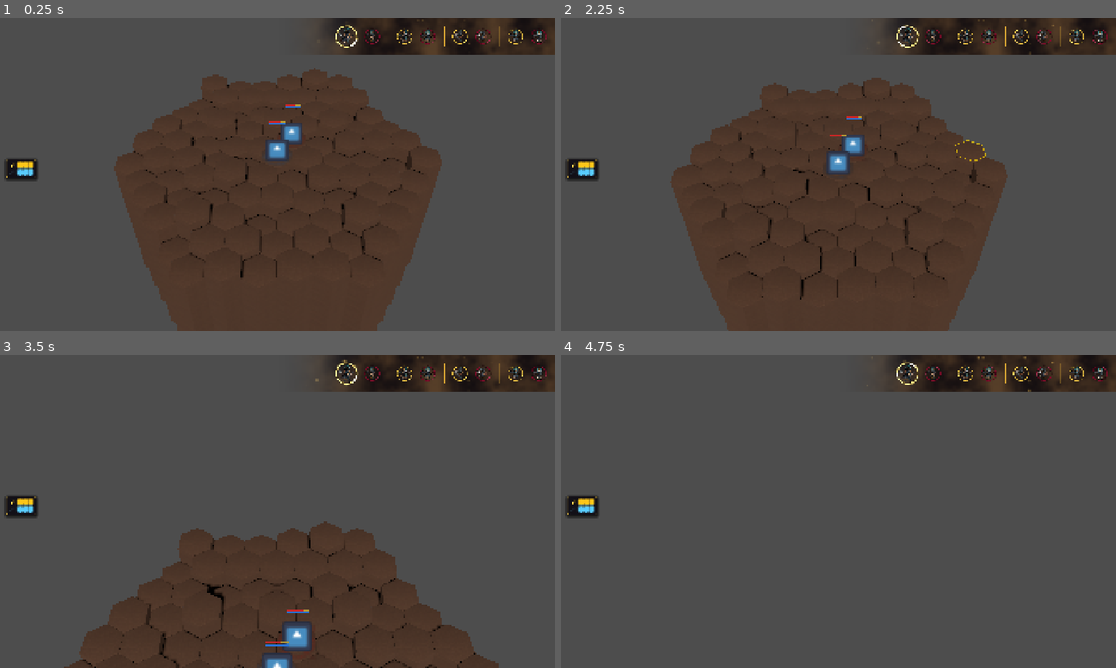
Above: before the commit, frames 1-4 (two rows, left to right).
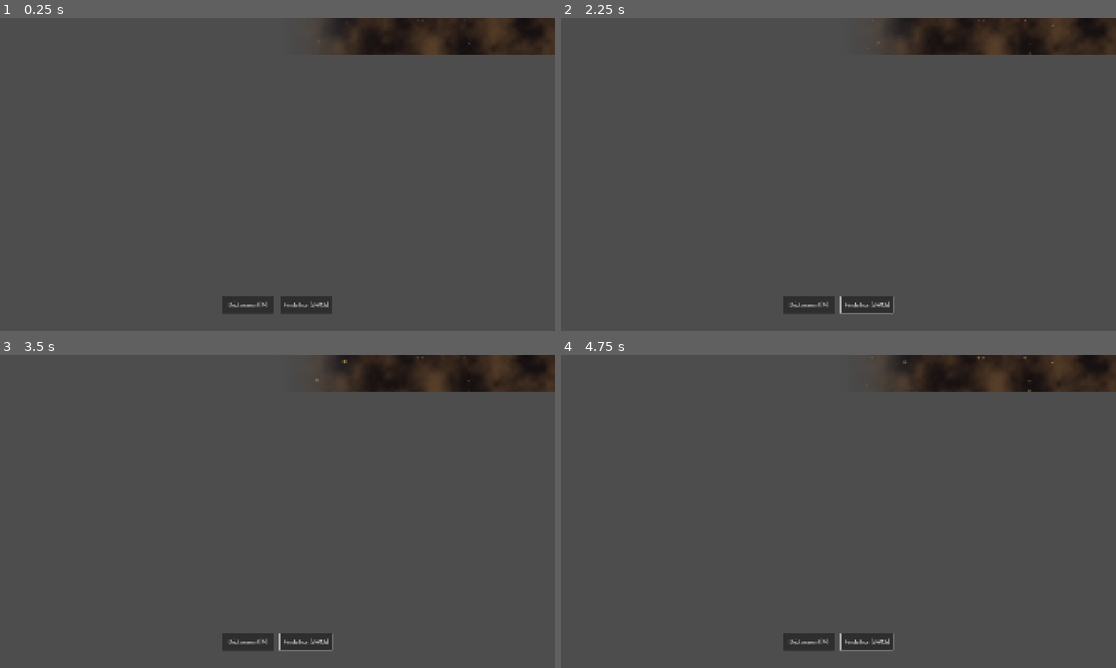
Above: after the commit, the same moments.

Repository: Kobraxos/Mythologia
Game: Godot game, scene res://levels/test_room/test_level.tscn
The game is run twice, just before and just after one commit, with the same random seed, the same clock (stepped at 60 frames per second) and the same inputs. The project has no main scene, so this scene is started directly. The engine's default icon, where the game draws it, is replaced by a stand-in: a white triangle on a blue panel in a dark square.
Inputs (mouse positions are in pixels of both pictures, inside the frame that each line leads up to):
- Up to frame 1 (0.25 s): no input
- Up to frame 2 (2.25 s): click (810, 305) at 0.5 s, where only the run after the commit has a clickable "Déplacement [M]"; click (866, 305) at 1.25 s, where only the run after the commit has a clickable "Fin de tour [SPACE]"; tap Enter at 2 s; move the mouse to (960, 158) at 2.02 s; hold Up (ui_up) from 2.03 s (still down); tap S (camera_backward) at 2.1 s
- Up to frame 3 (3.5 s): move the mouse to (166, 527) at 2.77 s; release Up (ui_up) at 2.78 s; tap W (camera_forward) at 2.85 s
- Up to frame 4 (4.75 s): move the mouse to (894, 442) at 3.52 s; hold Up (ui_up) from 3.53 s (still down); tap A (camera_left) at 3.6 s; move the mouse to (810, 574) at 4.27 s; tap D (camera_right) at 4.35 s

The runs differ from the first frame. In frame 1, 38% of the frame differs, in the area x 0-99%, y 2-100%; in frame 2, 38%; in frame 3, 24%; in frame 4, 1.9%.
Error after the commit: Parse Error: Could not parse global class "TerrainData" from "res://data/terrain/terrain_data.gd". (res://core/autoloads/grid_events.gd:71)

Commit message:
feat: implement grid-based surface hazards, elemental interactions, and visual combat feedback systems

Diff:
--- a/core/autoloads/grid_events.gd
+++ b/core/autoloads/grid_events.gd
@@ -65,3 +65,15 @@
 @warning_ignore("unused_signal")
 ## Émis lorsqu'une unité a terminé un déplacement. Sert de déclencheur pour les systèmes Data-Oriented.
 signal unit_moved(unit: Node, from_hex: Vector3i, to_hex: Vector3i)
+
+@warning_ignore("unused_signal")
+## Émis lorsqu'une surface est posée sur la grille (ex: par une compétence ou réaction).
+signal surface_spawned(hex: Vector3i, surface_data: TerrainData)
+
+@warning_ignore("unused_signal")
+## Émis lorsqu'une surface est retirée de la grille (durée expirée ou réaction).
+signal surface_removed(hex: Vector3i)
+
+@warning_ignore("unused_signal")
+## Émis lorsqu'une réaction chimique se produit sur un hexagone.
+signal elemental_reaction_triggered(hex: Vector3i, reaction_id: StringName)
--- a/core/managers/grid_manager.gd
+++ b/core/managers/grid_manager.gd
@@ -11,8 +11,12 @@
 var pathfinder: HexPathfinder = HexPathfinder.new()
 
 @export_category("Registries")
-## Registre des données de terrain. Clé: Vector3i (Axial+Z), Valeur: TerrainData
+## Registre des données de terrain de base. Clé: Vector3i (Axial+Z), Valeur: TerrainData
 var terrain_tiles: Dictionary[Vector3i, TerrainData] = {}
+## Registre des surfaces volatiles (couche supérieure). Clé: Vector3i, Valeur: TerrainData
+var surface_tiles: Dictionary[Vector3i, TerrainData] = {}
+## Registre de la durée de vie restante des surfaces volatiles. Clé: Vector3i, Valeur: int (tours restants)
+var surface_durations: Dictionary[Vector3i, int] = {}
 ## Registre spatial des unités. Clé: Vector3i, Valeur: Unit
 var unit_positions: Dictionary[Vector3i, Unit] = {}
 
@@ -37,8 +41,42 @@
 
 func clear_terrain() -> void:
 	terrain_tiles.clear()
+	surface_tiles.clear()
+	surface_durations.clear()
 	pathfinder = HexPathfinder.new()
 	max_elevation = 0
 
 func clear_units() -> void:
 	unit_positions.clear()
+
+# --- SURFACE CRUD ---
+
+## Ajoute une surface sur l'hexagone. Remplace la surface existante.
+func add_surface(hex: Vector3i, surface_data: TerrainData) -> void:
+	if not surface_data.is_surface:
+		push_error("GridManager: Tentative d'ajouter un TerrainData non marqué comme is_surface !")
+		return
+
+	# Si une surface est déjà là, on la nettoie virtuellement
+	if surface_tiles.has(hex):
+		GridEvents.surface_removed.emit(hex)
+
+	surface_tiles[hex] = surface_data
+	surface_durations[hex] = surface_data.duration_turns
+
+	GridEvents.surface_spawned.emit(hex, surface_data)
+
+## Retire la surface de l'hexagone.
+func remove_surface(hex: Vector3i) -> void:
+	if surface_tiles.has(hex):
+		surface_tiles.erase(hex)
+		surface_durations.erase(hex)
+		GridEvents.surface_removed.emit(hex)
+
+## Retourne le terrain actif sur la case (la Surface prioritairement, sinon le Terrain de base).
+func get_active_terrain(hex: Vector3i) -> TerrainData:
+	if surface_tiles.has(hex):
+		return surface_tiles[hex]
+	if terrain_tiles.has(hex):
+		return terrain_tiles[hex]
+	return null
--- /dev/null
+++ b/data/reactions/effects/explosion_effect.gd
@@ -0,0 +1,40 @@
+class_name ExplosionEffect
+extends ReactionEffectData
+
+@export_category("Dégâts de l'Explosion")
+@export var damage_base: float = 10.0
+@export var damage_mythic_scaling: float = 1.5
+@export var element: SkillData.Element = SkillData.Element.FIRE
+
+@export_category("Visuels")
+@export var vfx_id: StringName = &"poison_explosion"
+
+func execute(hex: Vector3i, caster: Unit, triggering_skill: SkillData) -> bool:
+	# 1. Émission du VFX
+	if vfx_id != &"":
+		GridEvents.elemental_reaction_triggered.emit(hex, vfx_id)
+
+	# 2. Résolution des dégâts via la Pipeline AAA
+	var target_node: Node3D = GridManager.unit_positions.get(hex)
+	if target_node and target_node is Unit:
+		var target_unit := target_node as Unit
+
+		var dmg_data := DamageData.new(caster, target_unit, triggering_skill)
+
+		var base_dmg: float = damage_base
+		if caster and caster.get("stats") != null:
+			# Récompense les statistiques Mythiques du lanceur
+			base_dmg = max(damage_base, float(caster.stats.base_mythic_damage) * damage_mythic_scaling)
+
+		dmg_data.base_amount = base_dmg
+		dmg_data.is_mythic = true
+		dmg_data.element = element
+
+		if caster and caster.get("stats") != null:
+			var crit_chance: float = caster.stats.base_crit_chance
+			if randf() <= crit_chance:
+				dmg_data.is_critical = true
+
+		DamagePipeline.calculate_and_apply(dmg_data)
+
+	return false
--- /dev/null
+++ b/data/reactions/effects/reaction_effect_data.gd
@@ -0,0 +1,7 @@
+class_name ReactionEffectData
+extends Resource
+
+## Exécute l'effet de cette réaction sur la grille.
+## Retourne Vrai si l'effet interrompt formellement le reste de la chaîne de la réaction courante.
+func execute(_hex: Vector3i, _caster: Unit, _triggering_skill: SkillData) -> bool:
+	return false
--- /dev/null
+++ b/data/reactions/effects/surface_change_effect.gd
@@ -0,0 +1,23 @@
+class_name SurfaceChangeEffect
+extends ReactionEffectData
+
+@export_category("Altération de Surface")
+## La surface qui remplace l'ancienne (Laisser vide si la surface est juste détruite).
+@export var new_surface: TerrainData
+
+## Si Vrai, cet effet consomme (retire) la surface actuelle avant d'en placer une nouvelle.
+@export var consumes_surface: bool = true
+
+func execute(hex: Vector3i, _caster: Unit, _triggering_skill: SkillData) -> bool:
+	if consumes_surface:
+		GridManager.remove_surface(hex)
+
+	if new_surface:
+		if new_surface.is_surface:
+			GridManager.add_surface(hex, new_surface)
+		else:
+			# Remplacement radical du terrain de base (ex: destruction structurelle)
+			GridManager.terrain_tiles[hex] = new_surface
+			GridEvents.grid_topology_ready.emit(GridManager.terrain_tiles)
+
+	return consumes_surface
--- /dev/null
+++ b/data/reactions/reaction_data.gd
@@ -0,0 +1,14 @@
+class_name ReactionData
+extends Resource
+
+@export_category("Conditions de Déclenchement")
+## L'élément de l'attaque qui frappe la case (ex: FEU)
+@export var trigger_element: SkillData.Element = SkillData.Element.NONE
+
+## L'élément inhérent de la surface/terrain ciblée (ex: POISON)
+@export var target_surface_element: SkillData.Element = SkillData.Element.NONE
+
+@export_category("Composition d'Effets (Payload)")
+## Liste modulaire des conséquences (Explosion, Changement de Surface, Statuts, etc.)
+## Ces effets seront exécutés séquentiellement.
+@export var effects: Array[ReactionEffectData] = []
--- a/data/terrain/terrain_data.gd
+++ b/data/terrain/terrain_data.gd
@@ -1,5 +1,12 @@
 class_name TerrainData
 extends Resource
+
+@export_category("Identity & Visuals")
+## Détermine si ce terrain est une surface volatile (ex: Flaque de feu, gaz empoisonné) ou le sol structurel de base.
+@export var is_surface: bool = false
+@export_group("Surface Lifecycle")
+## Durée de vie en tours de la surface. 0 = infinie. Valable uniquement si is_surface = true.
+@export var duration_turns: int = 0
 
 @export_category("Identity & Visuals")
 @export var id: StringName = &""
@@ -26,13 +33,3 @@
 @export var terrain_element: SkillData.Element = SkillData.Element.NONE
 ## Liste des éléments qui se propagent instantanément sur les cases adjacentes partageant ce terrain (ex: Foudre sur l'Eau).
 @export var conducts_elements: Array[SkillData.Element] = []
-
-@export_group("Elemental Transformations")
-## Terrain de remplacement généré si ce terrain est frappé par une attaque de type FEU (ex: Herbe -> Cendre). Injecter une ressource TerrainData.
-@export var transform_on_fire: Resource
-## Terrain de remplacement généré si ce terrain est frappé par une attaque de type GLACE (ex: Eau -> Glace). Injecter une ressource TerrainData.
-@export var transform_on_ice: Resource
-## Terrain de remplacement généré si ce terrain est frappé par une attaque de type EAU (ex: Lave -> Obsidienne). Injecter une ressource TerrainData.
-@export var transform_on_water: Resource
-## Terrain de remplacement généré si ce terrain est frappé par une attaque de type FOUDRE. Injecter une ressource TerrainData.
-@export var transform_on_lightning: Resource
--- a/project.godot
+++ b/project.godot
@@ -23,6 +23,7 @@
 GridTargeting="*uid://b05pqoo2ju852"
 GridDisplacement="*uid://twq6gtbrc0b7"
 VfxManager="*uid://cltc22ajwh2fb"
+ElementalSystem="*uid://cyv4svak4qyxs"
 
 [display]
 
--- a/systems/combat/combat_manager.gd
+++ b/systems/combat/combat_manager.gd
@@ -207,6 +207,13 @@
 				if was_hit and is_final_hit and (skill.knockback_distance > 0 or skill.pull_distance > 0):
 					displaced_targets.append(target_unit)
 
+			# AAA : Déploiement de Surface et Traitement Élémentaire (Même sur des cases vides !)
+			if is_final_hit:
+				if skill.spawned_surface and skill.spawned_surface.is_surface:
+					GridManager.add_surface(hex, skill.spawned_surface)
+				ElementalSystem.process_elemental_impact(hex, skill.skill_element, caster_unit, skill)
+
+
 		if is_final_hit:
 			# 3. Résolution Mathématique des Déplacements Forcés (0 ms)
 			var knockback_destinations: Dictionary = {}
--- /dev/null
+++ b/systems/combat/pipeline/elemental_system.gd
@@ -0,0 +1,45 @@
+extends Node
+
+@export_category("Configuration Data-Driven")
+## Glissez-déposez ici toutes les ressources `ReactionData` du jeu (ex: depuis data/reactions/)
+@export var reactions: Array[ReactionData] = []
+
+## Dictionnaire O(1) pour l'accès instantané aux réactions. Clé: String, Valeur: ReactionData
+var _reaction_map: Dictionary = {}
+
+func _ready() -> void:
+	for reaction: ReactionData in reactions:
+		if not reaction:
+			continue
+		# Création d'une clé unique O(1) basée sur la suggestion du Lead Dev
+		var key: String = str(reaction.trigger_element) + "_" + str(reaction.target_surface_element)
+		_reaction_map[key] = reaction
+
+## Traite l'impact d'un sort sur une case et arbitre les réactions chimiques de façon 100% Data-Driven.
+func process_elemental_impact(hex: Vector3i, element: SkillData.Element, caster: Unit, skill: SkillData) -> void:
+	if element == SkillData.Element.NONE:
+		return
+
+	var active_terrain: TerrainData = GridManager.get_active_terrain(hex)
+	if not active_terrain:
+		return
+
+	var target_element: SkillData.Element = active_terrain.terrain_element
+	if target_element == SkillData.Element.NONE:
+		return
+
+	var key: String = str(element) + "_" + str(target_element)
+
+	if _reaction_map.has(key):
+		var reaction: ReactionData = _reaction_map[key]
+		# Exécution séquentielle de la composition d'effets
+		for effect: ReactionEffectData in reaction.effects:
+			if not effect:
+				continue
+			var interrupt: bool = effect.execute(hex, caster, skill)
+			if interrupt:
+				# Si un effet consomme formellement la surface ou interrompt la chaîne, on s'arrête.
+				break
+	else:
+		# Fail-silent gracieux si aucune réaction n'est configurée (ex: Eau sur Pierre)
+		pass
--- /dev/null
+++ b/systems/grid/surface_hazard_system.gd
@@ -0,0 +1,38 @@
+class_name SurfaceHazardSystem
+extends Node
+
+func _ready() -> void:
+	if TurnEvents.has_signal("turn_started"):
+		TurnEvents.turn_started.connect(_on_turn_started)
+	if TurnEvents.has_signal("round_ended"):
+		TurnEvents.round_ended.connect(_on_round_ended)
+
+## Applique aveuglément les statuts toxiques/brûlures à l'unité en début de tour
+func _on_turn_started(unit: Unit) -> void:
+	var hex: Vector3i = unit.current_hex
+	var surface: TerrainData = GridManager.surface_tiles.get(hex)
+	if not surface:
+		return
+
+	# Duck-typing sécurisé pour les composants
+	if unit.get("status_receiver") != null:
+		for status_res: Resource in surface.applied_status_effects:
+			var status := status_res as StatusEffectData # StatusEffectData n'est peut-être pas la classe exacte, on fait confiance au cast
+			if status:
+				unit.status_receiver.apply_status(status)
+
+## Gère le cycle de vie (Théorie Mythologique : 0 = éternel, >0 = décrémente)
+func _on_round_ended() -> void:
+	var hexes_to_remove: Array[Vector3i] = []
+
+	for hex: Vector3i in GridManager.surface_durations.keys():
+		var duration: int = GridManager.surface_durations[hex]
+		# 0 signifie que la surface est éternelle
+		if duration > 0:
+			duration -= 1
+			GridManager.surface_durations[hex] = duration
+			if duration <= 0:
+				hexes_to_remove.append(hex)
+
+	for hex: Vector3i in hexes_to_remove:
+		GridManager.remove_surface(hex)
--- /dev/null
+++ b/systems/grid/visuals/surface_visuals.gd
@@ -0,0 +1,28 @@
+class_name SurfaceVisuals
+extends Node3D
+
+## Registre des instances 3D des surfaces. Clé: Vector3i, Valeur: Node3D
+var active_visuals: Dictionary[Vector3i, Node3D] = {}
+
+func _ready() -> void:
+	GridEvents.surface_spawned.connect(_on_surface_spawned)
+	GridEvents.surface_removed.connect(_on_surface_removed)
+
+func _on_surface_spawned(hex: Vector3i, surface_data: TerrainData) -> void:
+	# Nettoie le précédent visuel s'il y en a un
+	if active_visuals.has(hex):
+		_on_surface_removed(hex)
+
+	if surface_data and surface_data.visual_prefab:
+		var visual_instance: Node3D = surface_data.visual_prefab.instantiate() as Node3D
+		if visual_instance:
+			add_child(visual_instance)
+			visual_instance.global_position = HexMath.hex_to_world(hex, GridManager.hex_size, GridManager.elevation_step)
+			active_visuals[hex] = visual_instance
+
+func _on_surface_removed(hex: Vector3i) -> void:
+	if active_visuals.has(hex):
+		var visual: Node3D = active_visuals[hex]
+		if is_instance_valid(visual):
+			visual.queue_free()
+		active_visuals.erase(hex)
Not shown, added: data/reactions/effects/explosion_effect.gd.uid
Not shown, added: data/reactions/effects/reaction_effect_data.gd.uid
Not shown, added: data/reactions/effects/surface_change_effect.gd.uid
Not shown, added: data/reactions/reaction_data.gd.uid
Not shown, added: systems/combat/pipeline/elemental_system.gd.uid
Not shown, added: systems/grid/surface_hazard_system.gd.uid
Not shown, added: systems/grid/visuals/surface_visuals.gd.uid
